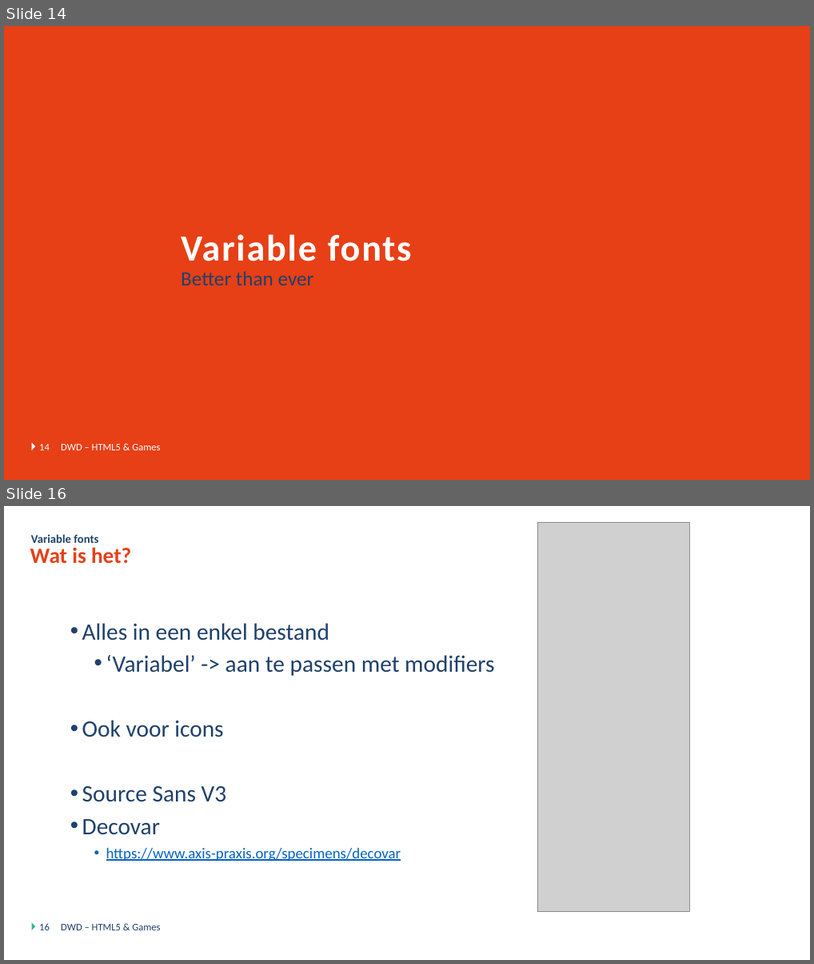
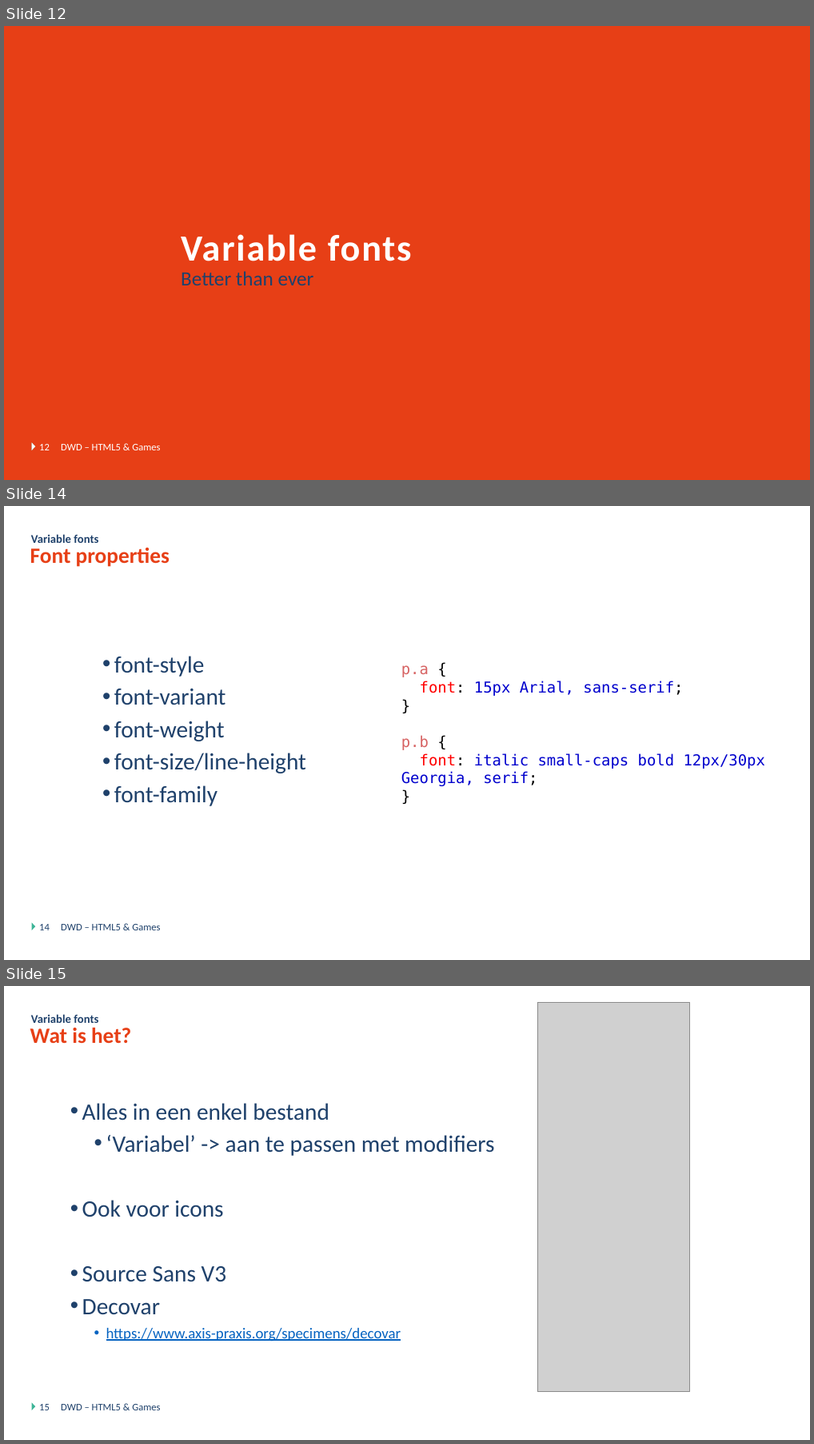
Before and after one commit to DmitriyVdE/Odisee_Bru_Dyn_Web_Dev_Opdracht, a slide deck: DWD - Javascript Games - Theorie.pptx. Shown one above the other, each under a label of ours: slides 14 and 16 before the commit, slides 12, 14 and 15 after it; the slides between them are not shown. The pictures are 814x964 and 814x1444 pixels, drawn with LibreOffice and Linux fonts; fonts in the diff are those of the drawing; grey boxes stand for pictures; background and template pictures are left out. Boxes give left, top, right and bottom in pixels: in the first picture for what was removed or moved away, otherwise in the second. Text is boxed around its words. In the diff, an @@ line names an element or a change of style, - is before the commit and + after.

```diff
--- a/DWD - Javascript Games - Theorie.pptx
+++ b/DWD - Javascript Games - Theorie.pptx
@@ slide 14 added at (x1=4, y1=506, x2=810, y2=960), background #FFFFFF; not listed: 1 template element that a slide beside it also shows @@
@@ title added at (x1=30, y1=548, x2=170, y2=567), 26 pt, text #E73F16, bold @@
+Font properties
@@ text added at (x1=31, y1=534, x2=98, y2=543), 14 pt, text #1F416B, bold @@
+Variable fonts
@@ text added at (x1=114, y1=656, x2=306, y2=806), 28 pt, text #1F416B @@
+  • font-style
+  • font-variant
+  • font-weight
+  • font-size/line-height
+  • font-family
@@ text added at (x1=402, y1=665, x2=766, y2=786), 18 pt, text #0000CD @@
+p.a {
+font: 15px Arial, sans-serif;
+}
+p.b {
+font: italic small-caps bold 12px/30px Georgia, serif;
+}
@@ page number added at (x1=39, y1=924, x2=50, y2=930), 12 pt, text #1F416B @@
+14
@@ text added at (x1=61, y1=924, x2=160, y2=930), 12 pt, text #1F416B @@
+DWD – HTML5 & Games
@@ what was slide 14 is now slide 12 @@
@@ page number at (x1=39, y1=444, x2=50, y2=450): text changed @@
-14
+12
@@ what was slide 16 is now slide 15 @@
@@ page number at (x1=39, y1=1404, x2=50, y2=1410): text changed @@
-16
+15
```
Also in this commit, not shown: 3 slides changed, 3 slides removed, 11 other files.
